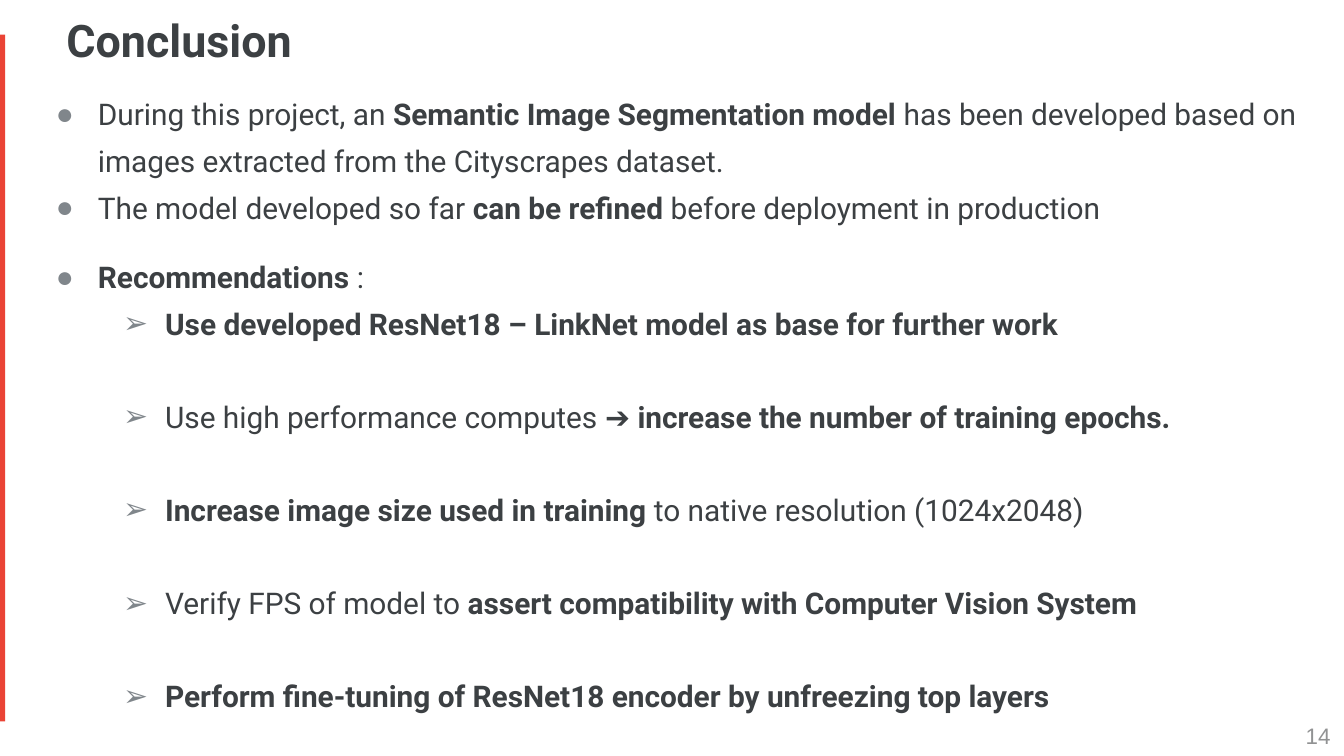
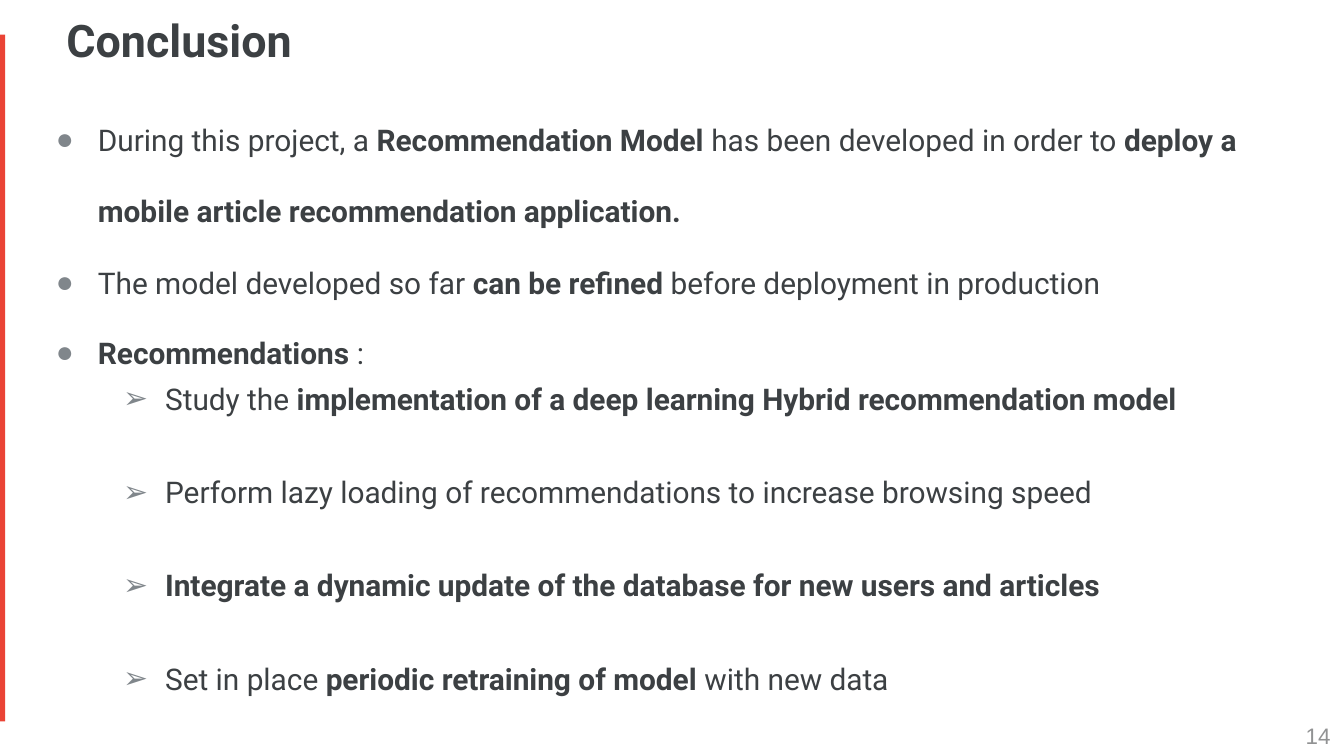
Before and after one commit to octave-ati/Designing-a-Recommendation-Model, a slide deck: slide 14 of P9_03_Presentation.pptx. Drawn at 1344x756 pixels with LibreOffice and Linux fonts; fonts in the diff are those of the drawing. Boxes give left, top, right and bottom in pixels: in the first picture for what was removed or moved away, otherwise in the second. Text is boxed around its words. In the diff, an @@ line names an element or a change of style, - is before the commit and + after.

```diff
--- a/P9_03_Presentation.pptx
+++ b/P9_03_Presentation.pptx
@@ text at box(98, 128, 1237, 228): text changed; bold on @@
-● During this project, an Semantic Image Segmentation model has been developed based on images extracted from the Cityscrapes dataset.
+● During this project, a Recommendation Model has been developed in order to deploy a mobile article recommendation application.
@@ text at box(98, 271, 1100, 301): line spacing 1.3 to 2 @@
@@ text at box(165, 387, 1176, 696): text changed @@
-  ➢ Use developed ResNet18 – LinkNet model as base for further work
-  ➢ Use high performance computes ➔ increase the number of training epochs.
-  ➢ Increase image size used in training to native resolution (1024x2048)
-  ➢ Verify FPS of model to assert compatibility with Computer Vision System
-  ➢ Perform fine-tuning of ResNet18 encoder by unfreezing top layers
+  ➢ Study the implementation of a deep learning Hybrid recommendation model
+  ➢ Perform lazy loading of recommendations to increase browsing speed
+  ➢ Integrate a dynamic update of the database for new users and articles
+  ➢ Set in place periodic retraining of model with new data
```
Also in this commit, not shown: 2 other slides changed, 5 slides added, 5 slides removed, 2 other files.
